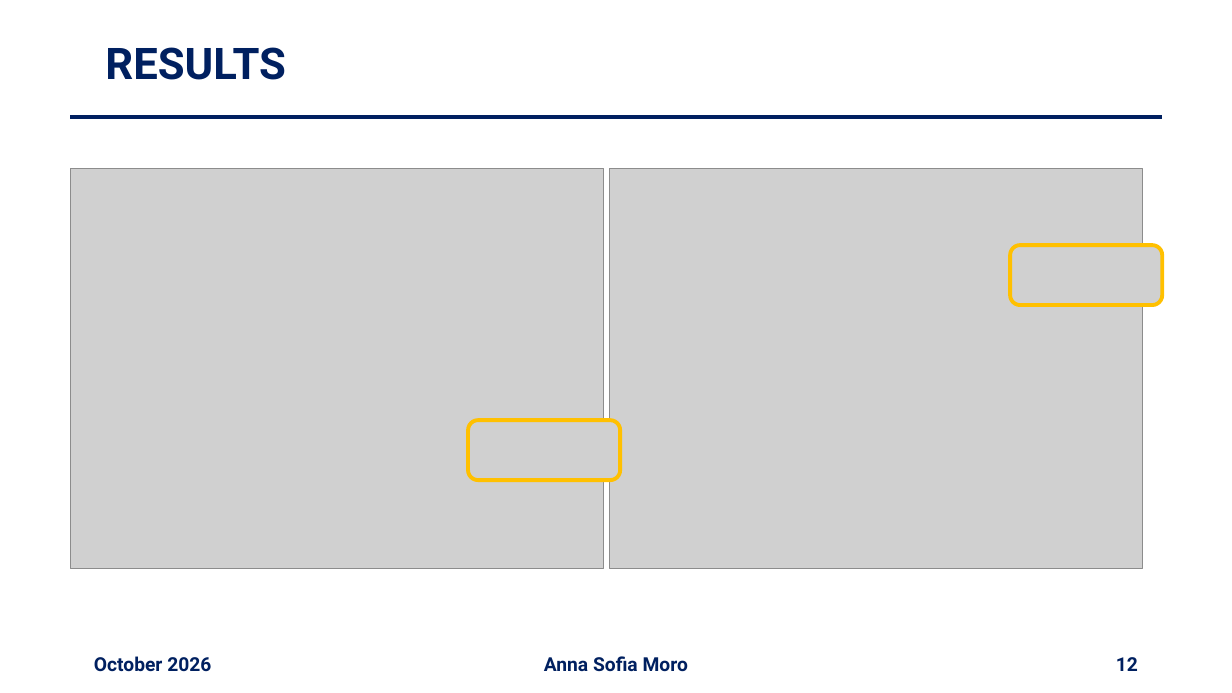
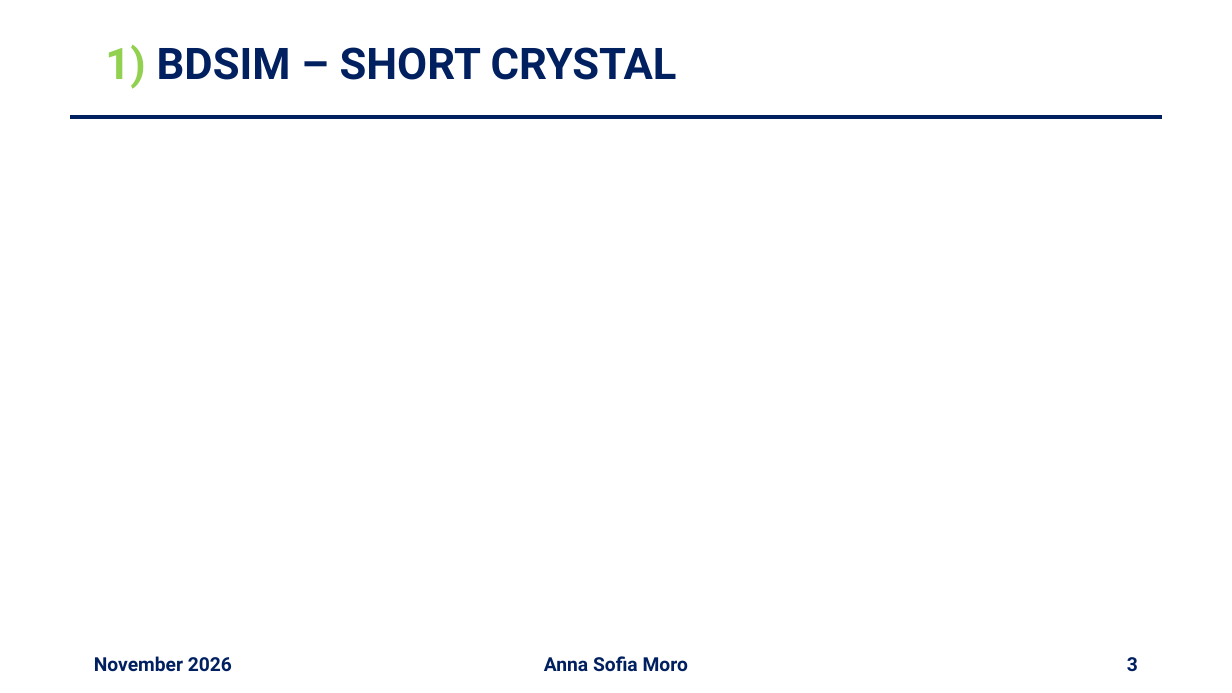
Before and after one commit to annaasofia/tesi, a slide deck: slide 3 of slides/week18.pptx (slide 12 before the commit). Drawn at 1232x693 pixels with LibreOffice and Linux fonts; fonts in the diff are those of the drawing; grey boxes stand for pictures. Boxes give left, top, right and bottom in pixels: in the first picture for what was removed or moved away, otherwise in the second. Text is boxed around its words. In the diff, an @@ line names an element or a change of style, - is before the commit and + after.

```diff
--- a/slides/week18.pptx
+++ b/slides/week18.pptx
@@ title at (105,45,677,89): text changed @@
-RESULTS
+1) BDSIM – SHORT CRYSTAL
@@ picture removed at (70,168,604,568) @@
@@ picture removed at (609,168,1142,568) @@
@@ picture removed at (1010,245,1163,305) @@
@@ picture removed at (469,421,621,481) @@
@@ text at (94,656,232,672): text changed @@
-October 2026
+November 2026
@@ page number at (1127,657,1138,671): text changed @@
-12
+3
```
Also in this commit, not shown: 6 other slides changed, 1 slide added, 6 slides removed.
